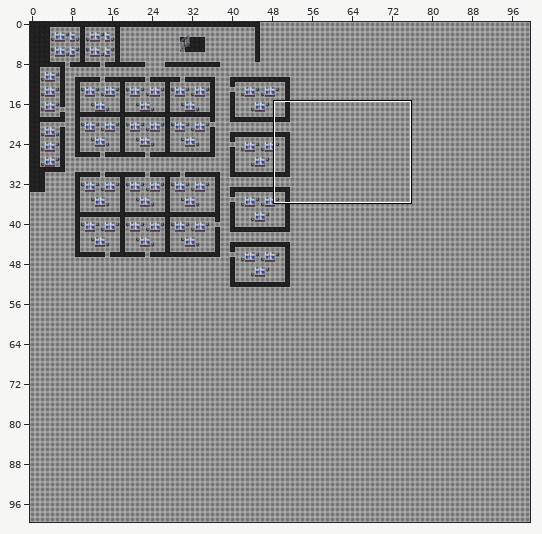
Two versions of a level (Tiled map (JSON), maps/3rdFloor.json). The picture above shows the old version from afar; the outline marks the close-up.
Close-up. First the earlier version:
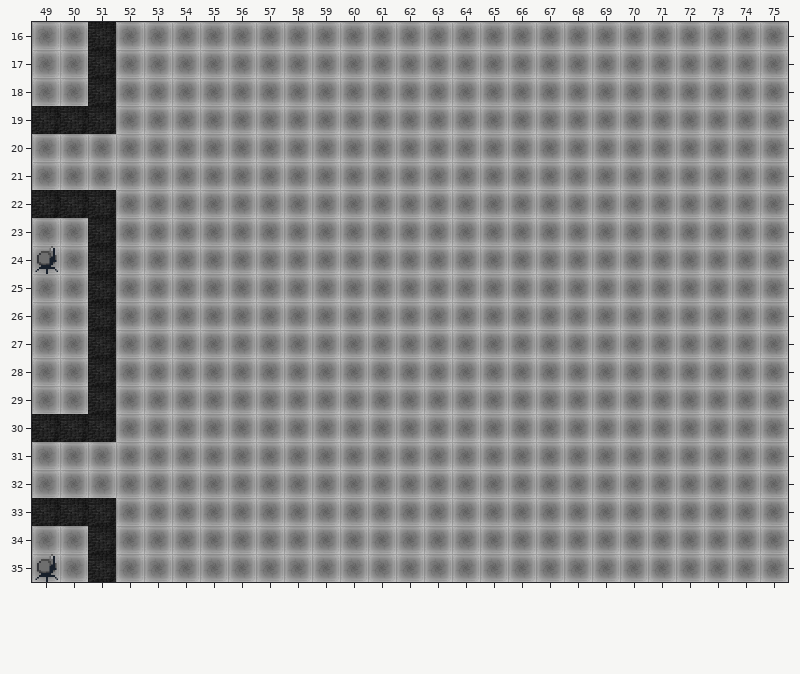
Cells are 32x32 px. Shown: x 49..75, y 16..35. The commit also changed other parts of the map, which this record leaves out.
The result:
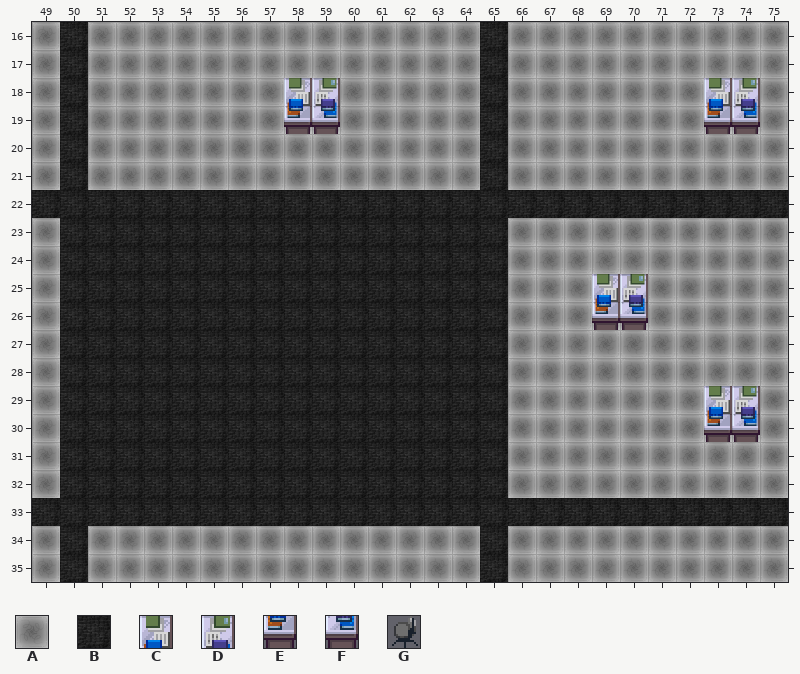
Key: from "floortileset": A 14, B 37; from "office_1": C 50, D 51, E 66, F 67, G 115.
_ is an empty cell, . an unchanged one.
Edits made:
--- layer "bottom"
@@ x 49..75 @@
-16 .AB.............A..........
-17 .AB.............A..........
-18 .AB.............A..........
-19 B.B.............A..........
-20 .A..............A..........
-21 .A..............A..........
-22 ...AAAAAAAAAAAAAAAAAAAAAAAA
-23 .A.AAAAAAAAAAAAAA..........
-24 .A.AAAAAAAAAAAAAA..........
-25 .A.AAAAAAAAAAAAAA..........
-26 .A.AAAAAAAAAAAAAA..........
-27 .A.AAAAAAAAAAAAAA..........
-28 .A.AAAAAAAAAAAAAA..........
-29 .A.AAAAAAAAAAAAAA..........
-30 B..AAAAAAAAAAAAAA..........
-31 .AAAAAAAAAAAAAAAA..........
-32 .AAAAAAAAAAAAAAAA..........
-33 ...AAAAAAAAAAAAAAAAAAAAAAAA
-34 .AB.............A..........
-35 .AB.............A..........
+16 .BA.............B..........
+17 .BA.............B..........
+18 .BA.............B..........
+19 A.A.............B..........
+20 .B..............B..........
+21 .B..............B..........
+22 ...BBBBBBBBBBBBBBBBBBBBBBBB
+23 .B.BBBBBBBBBBBBBB..........
+24 .B.BBBBBBBBBBBBBB..........
+25 .B.BBBBBBBBBBBBBB..........
+26 .B.BBBBBBBBBBBBBB..........
+27 .B.BBBBBBBBBBBBBB..........
+28 .B.BBBBBBBBBBBBBB..........
+29 .B.BBBBBBBBBBBBBB..........
+30 A..BBBBBBBBBBBBBB..........
+31 .BBBBBBBBBBBBBBBB..........
+32 .BBBBBBBBBBBBBBBB..........
+33 ...BBBBBBBBBBBBBBBBBBBBBBBB
+34 .BA.............B..........
+35 .BA.............B..........
--- layer "bureaux"
@@ x 58..74 @@
-18 __.............__
-19 __.............__
+18 CD.............CD
+19 EF.............EF
@@ x 49..70 @@
-24 G.....................
-25 ....................__
-26 ....................__
+24 _.....................
+25 ....................CD
+26 ....................EF
@@ x 73..74 @@
-29 __
-30 __
+29 CD
+30 EF
@@ x 49..49 @@
-35 G
+35 _
